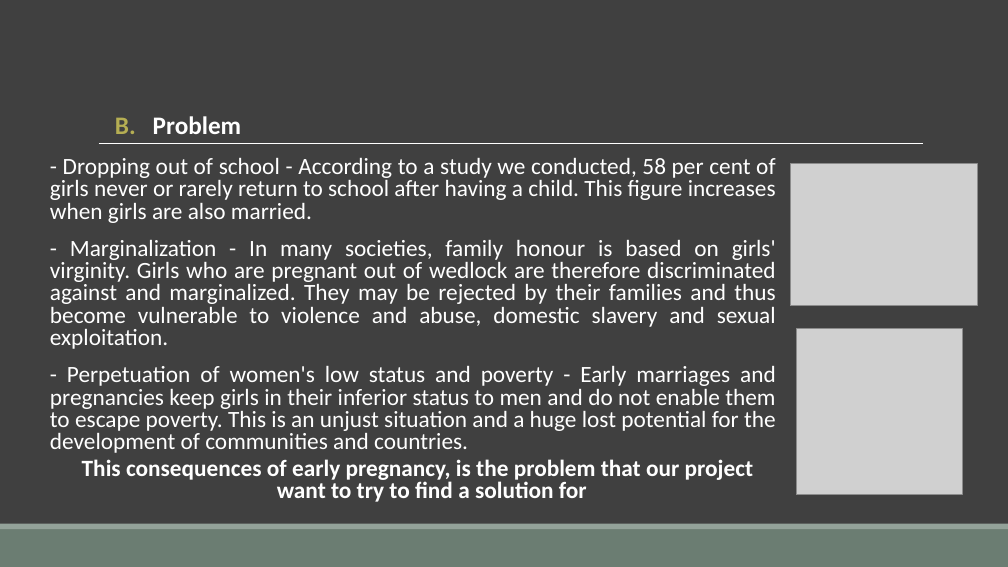
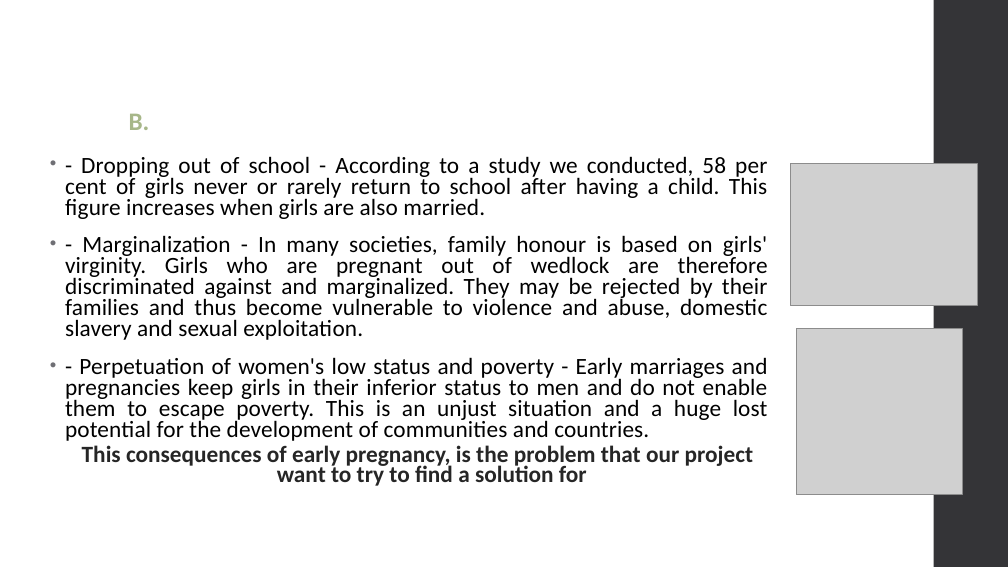
Before and after one commit to Maickery/Child_of_change, a slide deck: slide 4 of Result/Presentation.pptx. Drawn at 1008x567 pixels with LibreOffice and Linux fonts; fonts in the diff are those of the drawing; grey boxes stand for pictures. Boxes give left, top, right and bottom in pixels: in the first picture for what was removed or moved away, otherwise in the second. Text is boxed around its words. In the diff, an @@ line names an element or a change of style, - is before the commit and + after.

```diff
--- a/Result/Presentation.pptx
+++ b/Result/Presentation.pptx
@@ background #404040 to #FFFFFF @@
@@ rectangle added at [934,0,1008,567], fill #353537 @@
@@ title removed at [153,116,241,134] @@
-  B. Problem
@@ line removed from (99, 144) to (923, 144) @@
@@ text "- Dropping out of school ..." at [65,156,768,486]: text colour #FFFFFF to #000000, letter spacing 0 to 0.1 pt in "- Dropping out of school - According ...", "- Marginalization - In many societies, family ...", "- Perpetuation of women's low status and ..."; text colour #FFFFFF to #262626 in "This consequences of early pregnancy, is the ..."; bullet   to •; line spacing 0.8 to 0.75; more space between paragraphs; bullet colour #B5AE53 to #6F6F74; line spacing 0.8 to 0.7 @@
@@ rectangle removed at [0,529,1008,567] @@
@@ rectangle removed at [0,524,1008,529] @@
```
Also in this commit, not shown: 16 other slides changed, 5 other files.
